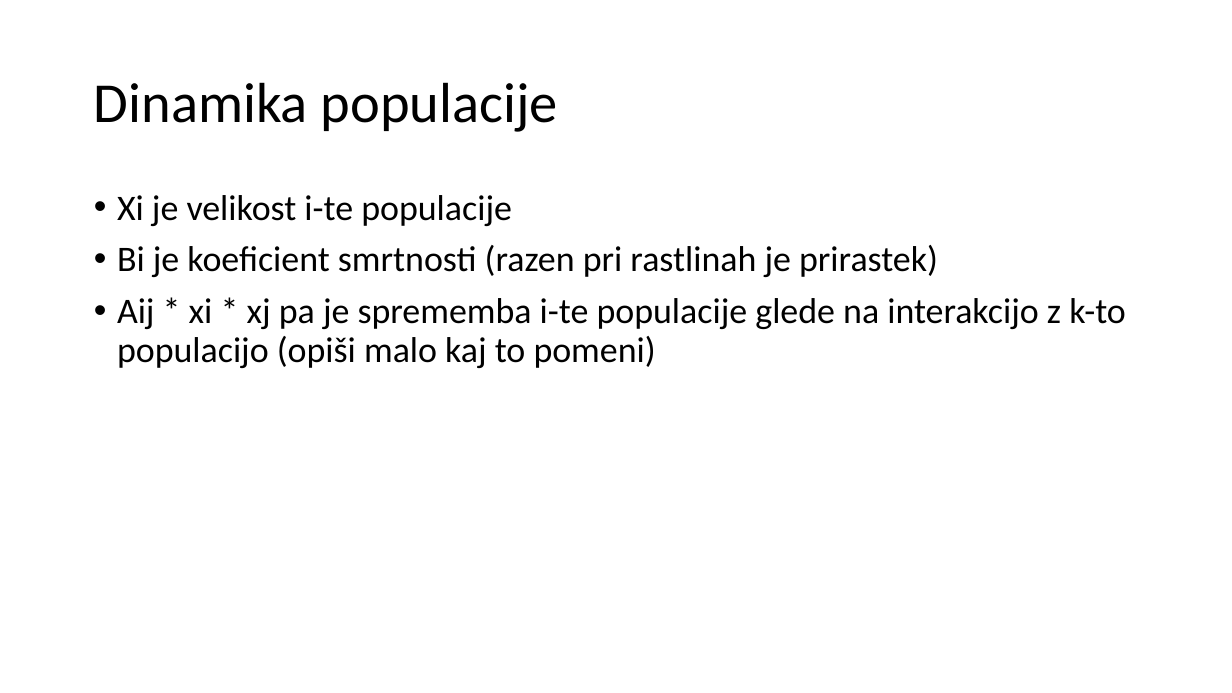
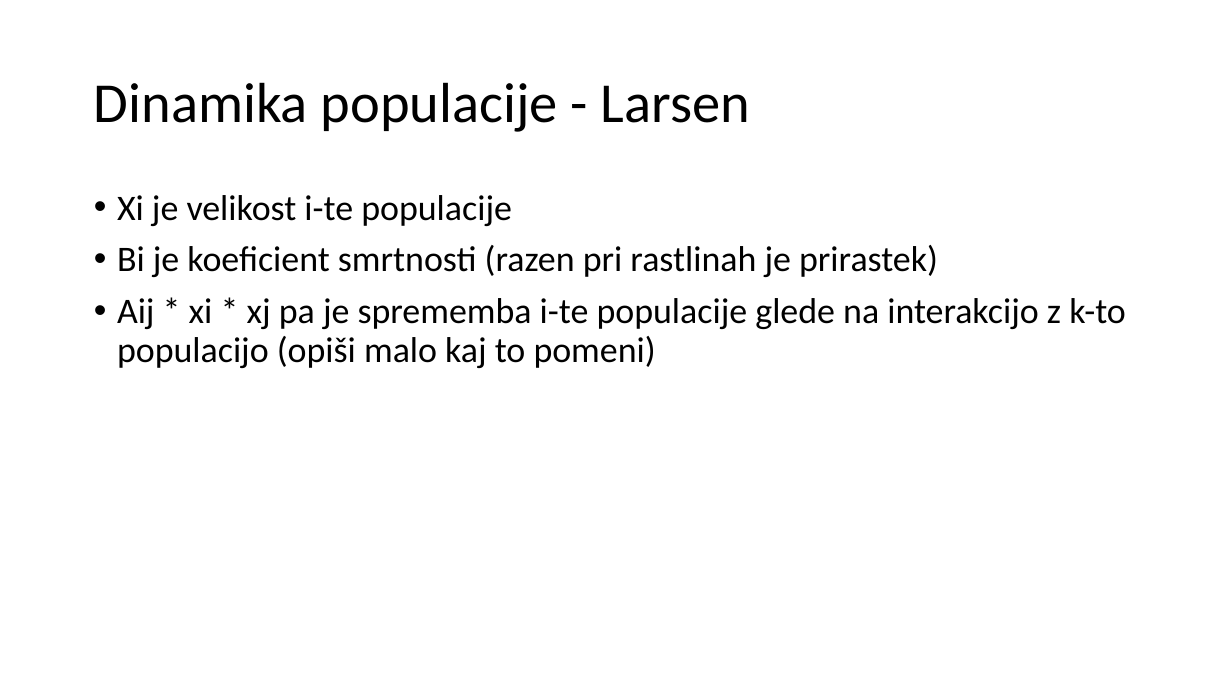
Before and after one commit to DomenMohorcic/Population-dynamics-in-the-food-chain, a slide deck: slide 3 of docs/predstavitev_text.pptx. Drawn at 1232x693 pixels with LibreOffice and Linux fonts; fonts in the diff are those of the drawing. Boxes give left, top, right and bottom in pixels: in the first picture for what was removed or moved away, otherwise in the second. Text is boxed around its words. In the diff, an @@ line names an element or a change of style, - is before the commit and + after.

```diff
--- a/docs/predstavitev_text.pptx
+++ b/docs/predstavitev_text.pptx
@@ title at box(94, 82, 750, 132): text changed @@
-Dinamika populacije
+Dinamika populacije - Larsen
```
Also in this commit, not shown: 11 other slides changed, 1 other file.
